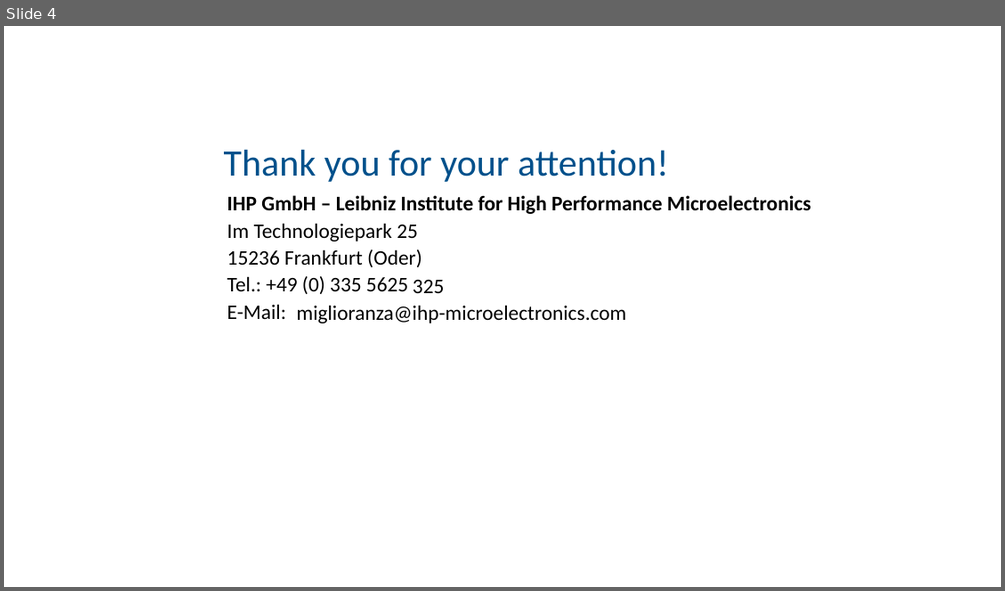
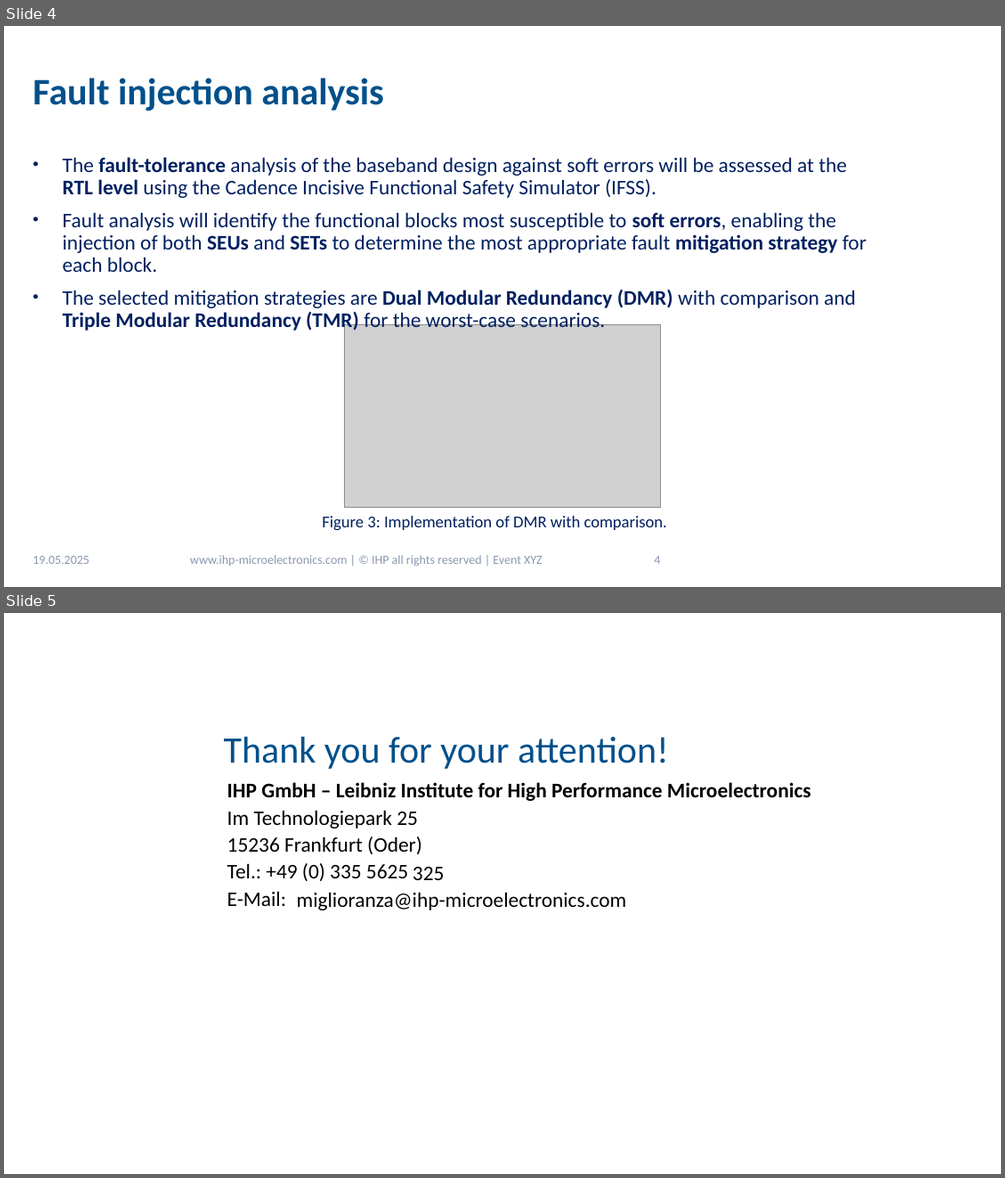
Before and after one commit to miglioranza/Papers_docs, a slide deck: Presentations/Twinrelect_presentation_2025.pptx. Shown one above the other, each under a label of ours: slide 4 before the commit, slides 4 and 5 after it. The pictures are 1005x591 and 1005x1178 pixels, drawn with LibreOffice and Linux fonts; fonts in the diff are those of the drawing; grey boxes stand for pictures; background and template pictures are left out. Boxes give left, top, right and bottom in pixels: in the first picture for what was removed or moved away, otherwise in the second. Text is boxed around its words. In the diff, an @@ line names an element or a change of style, - is before the commit and + after.

```diff
--- a/Presentations/Twinrelect_presentation_2025.pptx
+++ b/Presentations/Twinrelect_presentation_2025.pptx
@@ slide 4 added at (x1=4, y1=26, x2=1001, y2=587), background picture (left out) @@
@@ title added at (x1=32, y1=78, x2=384, y2=111), 36 pt, text #00508B, bold @@
+Fault injection analysis
@@ text added at (x1=63, y1=157, x2=866, y2=332), 20 pt, text #002060 @@
+• The fault-tolerance analysis of the baseband design against soft errors will be assessed at the RTL level using the Cadence Incisive Functional Safety Simulator (IFSS).
+• Fault analysis will identify the functional blocks most susceptible to soft errors, enabling the injection of both SEUs and SETs to determine the most appropriate fault mitigation strategy for each block.
+• The selected mitigation strategies are Dual Modular Redundancy (DMR) with comparison and Triple Modular Redundancy (TMR) for the worst-case scenarios.
@@ picture added at (x1=344, y1=324, x2=662, y2=507) @@
@@ text added at (x1=322, y1=516, x2=667, y2=531), 16 pt, text #002060 @@
+Figure 3: Implementation of DMR with comparison.
@@ text added at (x1=32, y1=556, x2=89, y2=564), 12 pt, text #8C98B2 @@
+19.05.2025
@@ text added at (x1=190, y1=555, x2=542, y2=566), 12 pt, text #8C98B2 @@
+www.ihp-microelectronics.com | © IHP all rights reserved | Event XYZ
@@ page number added at (x1=654, y1=556, x2=660, y2=564), 12 pt, text #8C98B2 @@
+4
@@ what was slide 4 is now slide 5 @@
```
Also in this commit, not shown: 3 slides changed.
